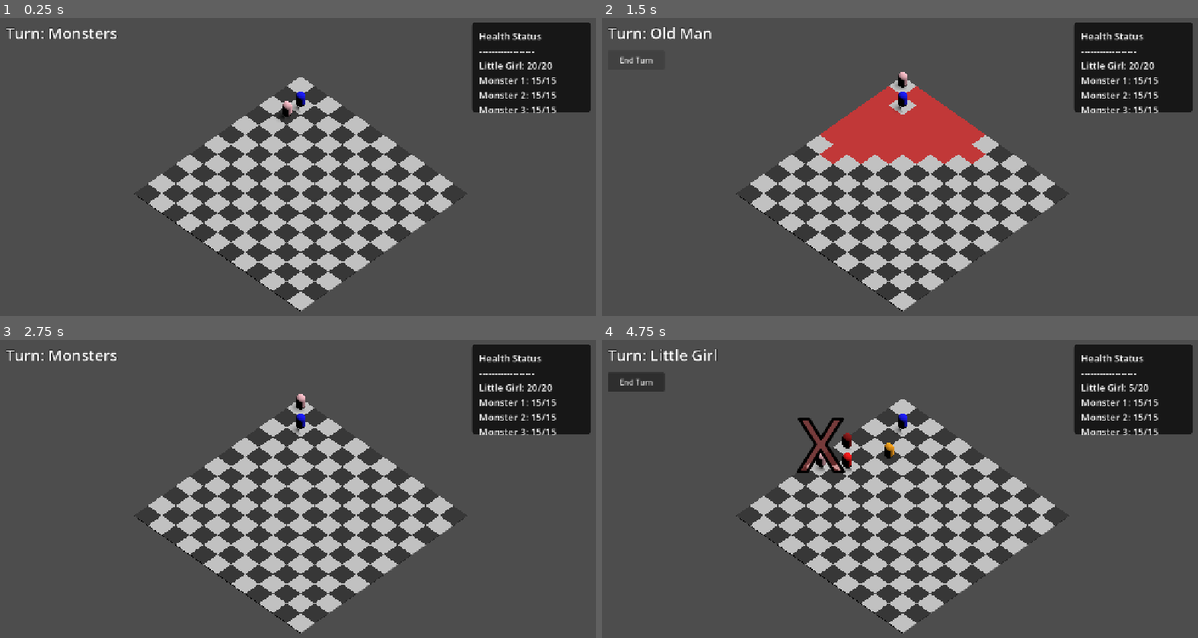
Above: before the commit, frames 1-4 (two rows, left to right).
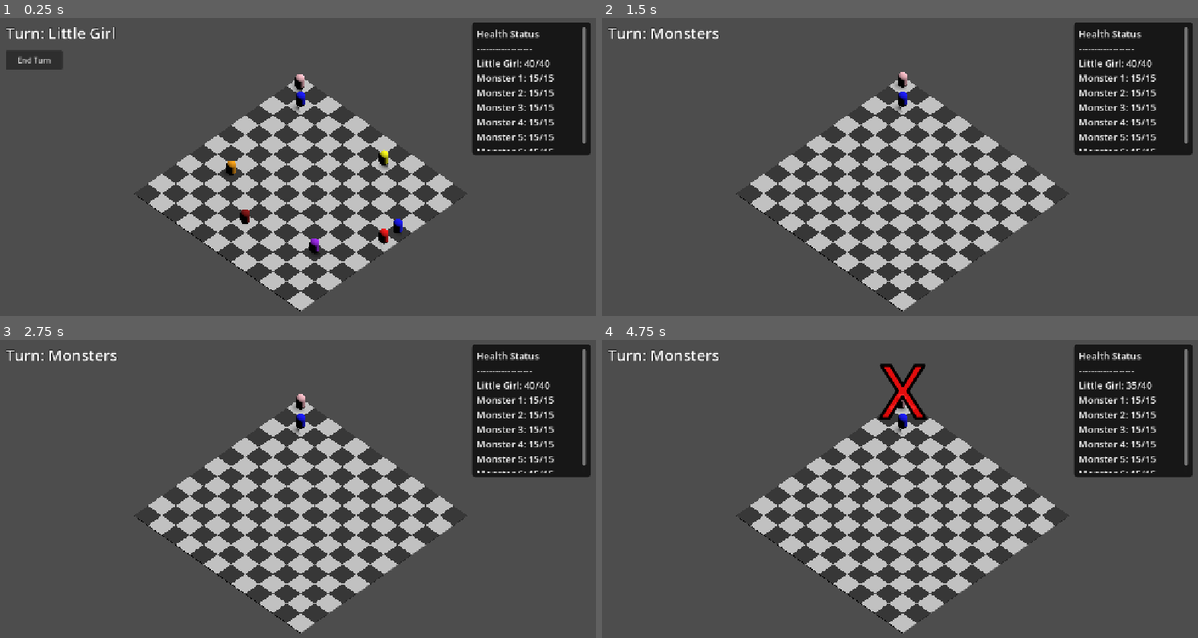
Above: after the commit, the same moments.

Repository: Absion/Invis-Monster-Chess-Game
Game: Godot game, scene res://scenes/combat_test.tscn
Same seed, same stepped clock (60 frames per second), same inputs: the game is played once before the commit and once after it.
Inputs (mouse positions are in pixels of both pictures, inside the frame that each line leads up to):
- Up to frame 1 (0.25 s): no input
- Up to frame 2 (1.5 s): click (637, 59) at 0.5 s, where only the run after the commit has a clickable "End Turn"; click (637, 59) at 1.25 s, where only the run before the commit has a clickable "End Turn"
- Up to frame 3 (2.75 s): move the mouse to (435, 489) at 2.02 s; click (435, 489) at 2.17 s
- Up to frame 4 (4.75 s): tap Enter at 2.75 s; move the mouse to (780, 521) at 2.77 s; click (780, 521) at 2.92 s; click "End Turn" at 3.5 s; move the mouse to (965, 429) at 4.27 s; click (965, 429) at 4.42 s

The runs differ from the first frame. In frame 1, 5.7% of the frame differs, in the area x 1-100%, y 3-80%; in frame 2, 9.2%, in the area x 3-100%, y 3-49%; in frame 3, 4.3%; in frame 4, 6.9%.

Commit message:
Modified number of monsters and turn order

Diff:
--- a/actors/playerActors/girl.tres
+++ b/actors/playerActors/girl.tres
@@ -5,6 +5,6 @@
 [resource]
 script = ExtResource("1_xxx")
 name = "Little Girl"
-max_health = 20
+max_health = 40
 damage = 0
 movement_range = 5
--- a/combat/turn_manager.gd
+++ b/combat/turn_manager.gd
@@ -15,7 +15,7 @@
 }
 
 ## The currently active phase.
-var current_phase: TurnPhase = TurnPhase.MONSTERS
+var current_phase: TurnPhase = TurnPhase.GIRL
 
 ## Emitted whenever the turn phase changes so UI, AI, and Contexts can react.
 signal turn_started(phase: TurnPhase)
@@ -40,12 +40,12 @@
 
 	# Cycle the enum state
 	match current_phase:
-		TurnPhase.MONSTERS:
-			current_phase = TurnPhase.GIRL
 		TurnPhase.GIRL:
 			current_phase = TurnPhase.MAN
 		TurnPhase.MAN:
 			current_phase = TurnPhase.MONSTERS
+		TurnPhase.MONSTERS:
+			current_phase = TurnPhase.GIRL
 
 	_start_current_phase()
 
--- a/context/combat_context.gd
+++ b/context/combat_context.gd
@@ -239,7 +239,7 @@
 
 		hit_monsters_this_turn.append(target)
 		combo_count += 1
-		combo_timer = 1.2
+		combo_timer = 2.4
 		combo_active = true
 
 		var unhit_monsters = 0
@@ -395,29 +395,18 @@
 		grid_manager.place_actor(girl, 1, 2)
 
 	if monster_data:
-		var monster1 = _create_actor("Monster1", monster_data, Color.RED)
-		actors_node.add_child(monster1)
-		var pos1 = _get_random_spawn(1, 2, 6)
-		grid_manager.place_actor(monster1, pos1.x, pos1.y)
-
-		var monster2 = _create_actor("Monster2", monster_data, Color.DARK_RED)
-		actors_node.add_child(monster2)
-		var pos2 = _get_random_spawn(pos1.x, pos1.y, 5) # Second monster spawns away from the first monster
-		# Ensure it's also far from the girl
-		var fallback_attempts = 0
-		while abs(pos2.x - 1) + abs(pos2.y - 2) < 6 and fallback_attempts < 10:
-			pos2 = _get_random_spawn(pos1.x, pos1.y, 5)
-			fallback_attempts += 1
-		grid_manager.place_actor(monster2, pos2.x, pos2.y)
-
-		var monster3 = _create_actor("Monster3", monster_data, Color.ORANGE)
-		actors_node.add_child(monster3)
-		var pos3 = _get_random_spawn(pos2.x, pos2.y, 5)
-		var fallback_attempts2 = 0
-		while abs(pos3.x - 1) + abs(pos3.y - 2) < 6 and fallback_attempts2 < 10:
-			pos3 = _get_random_spawn(pos2.x, pos2.y, 5)
-			fallback_attempts2 += 1
-		grid_manager.place_actor(monster3, pos3.x, pos3.y)
+		var colors = [Color.RED, Color.DARK_RED, Color.ORANGE, Color.YELLOW, Color.PURPLE, Color.BLUE]
+		var last_pos = Vector2i(1, 2)
+		for i in range(6):
+			var m = _create_actor("Monster" + str(i + 1), monster_data, colors[i])
+			actors_node.add_child(m)
+			var pos = _get_random_spawn(last_pos.x, last_pos.y, 5 if i > 0 else 6)
+			var fallback = 0
+			while abs(pos.x - 1) + abs(pos.y - 2) < 6 and fallback < 10:
+				pos = _get_random_spawn(last_pos.x, last_pos.y, 5 if i > 0 else 6)
+				fallback += 1
+			grid_manager.place_actor(m, pos.x, pos.y)
+			last_pos = pos
 
 ## Calculates a random, unoccupied grid coordinate that is at least `min_dist`
 ## Manhattan distance away from the specified `girl_x` and `girl_z` coordinates.
--- a/scenes/combat_ui.gd
+++ b/scenes/combat_ui.gd
@@ -43,7 +43,7 @@
 
 	# Add HP Panel
 	hp_panel.position = Vector2(1000, 20)
-	hp_panel.size = Vector2(250, 190)
+	hp_panel.size = Vector2(250, 280)
 	var style = StyleBoxFlat.new()
 	style.bg_color = Color(0, 0, 0, 0.7)
 	style.corner_radius_top_left = 8
@@ -71,10 +71,14 @@
 	combo_label.add_theme_color_override("font_color", Color.YELLOW)
 	combo_panel.add_child(combo_label)
 
-	hp_label.position = Vector2(15, 15)
+	var scroll = ScrollContainer.new()
+	scroll.position = Vector2(10, 10)
+	scroll.size = Vector2(230, 260)
+	hp_panel.add_child(scroll)
+
 	hp_label.add_theme_font_size_override("font_size", 20)
 	hp_label.add_theme_color_override("font_color", Color.WHITE)
-	hp_panel.add_child(hp_label)
+	scroll.add_child(hp_label)
 
 ## Injects the TurnManager and GridManager into the UI, connecting signals.
 func setup(turn_mgr: TurnManager, grid: GridManager) -> void:
@@ -87,27 +91,23 @@
 	if not grid_manager: return
 
 	var girl_hp = "Dead"
-	var m1_hp = "Dead"
-	var m2_hp = "Dead"
-	var m3_hp = "Dead"
+	var monster_hps = {}
 
 	# ⚡ Bolt Optimization: Iterate directly on the dictionary to avoid allocating an Array from .values()
 	for pos in grid_manager.grid:
 		var actor = grid_manager.grid[pos]
 		if actor.get_actor_name() == "Little Girl":
 			girl_hp = str(actor.current_health) + "/" + str(actor.data.max_health)
-		elif actor.name == "Monster1":
-			m1_hp = str(actor.current_health) + "/" + str(actor.data.max_health)
-		elif actor.name == "Monster2":
-			m2_hp = str(actor.current_health) + "/" + str(actor.data.max_health)
-		elif actor.name == "Monster3":
-			m3_hp = str(actor.current_health) + "/" + str(actor.data.max_health)
+		elif actor.name.begins_with("Monster"):
+			monster_hps[actor.name] = str(actor.current_health) + "/" + str(actor.data.max_health)
 
-	hp_label.text = "Health Status\n------------------\n" + \
-		"Little Girl: " + girl_hp + "\n" + \
-		"Monster 1: " + m1_hp + "\n" + \
-		"Monster 2: " + m2_hp + "\n" + \
-		"Monster 3: " + m3_hp
+	var text = "Health Status\n------------------\nLittle Girl: " + girl_hp
+	for i in range(1, 7):
+		var m_name = "Monster" + str(i)
+		var hp = monster_hps.get(m_name, "Dead")
+		text += "\nMonster " + str(i) + ": " + hp
+
+	hp_label.text = text
 
 ## Callback triggered when the TurnManager changes phases. Updates the turn label.
 func _on_turn_started(phase: TurnManager.TurnPhase) -> void:
